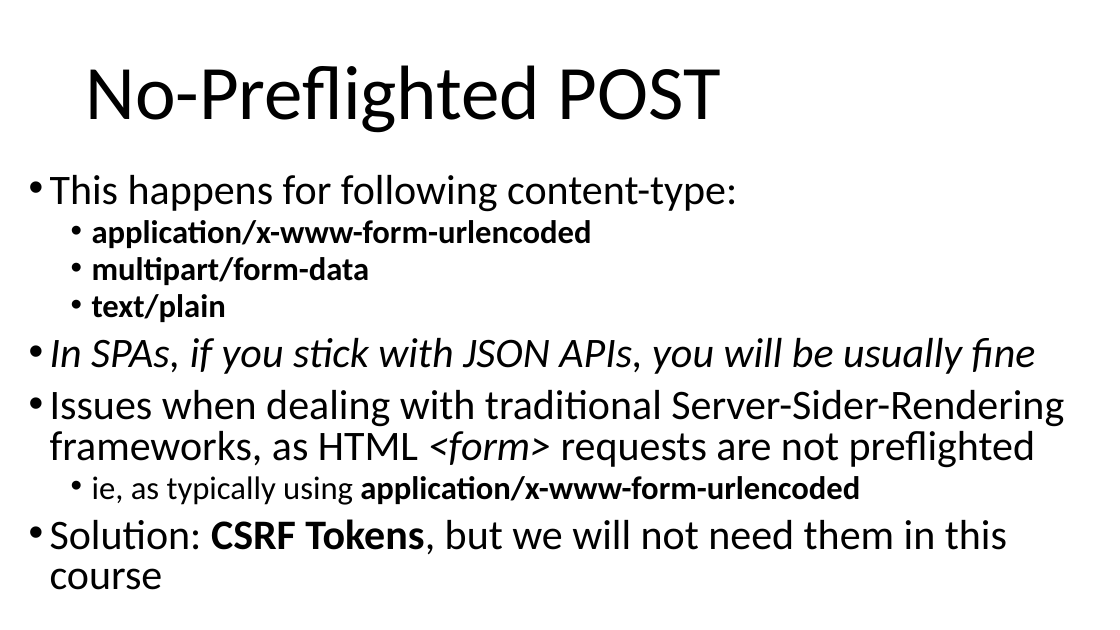
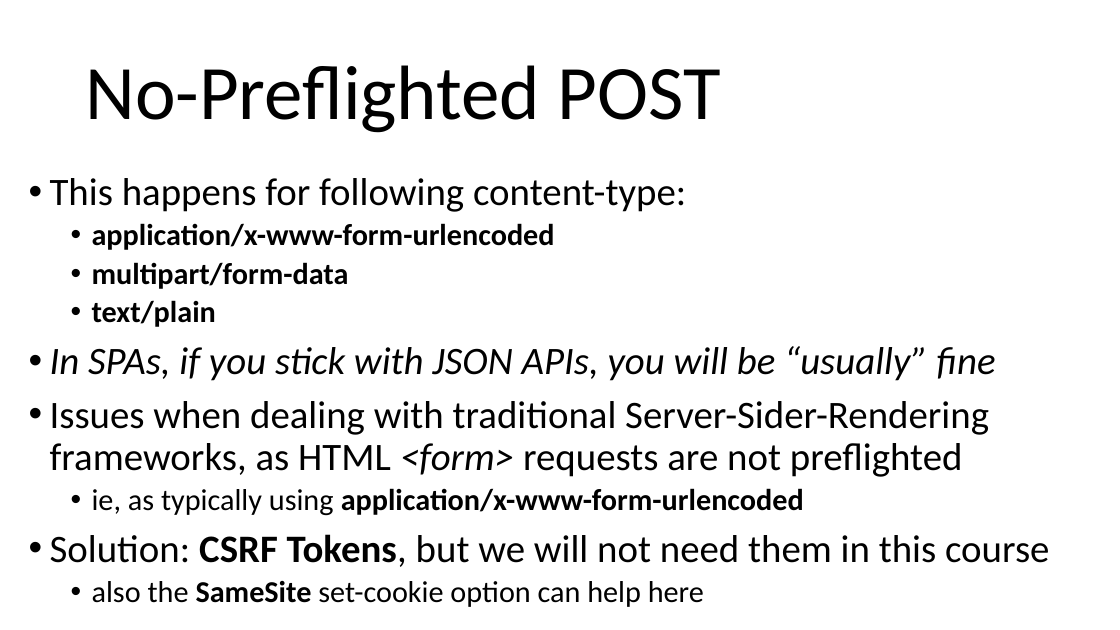
Before and after one commit to arcuri82/web_development_and_api_design, a slide deck: slide 52 of docs/slides/lesson_08.pptx. Drawn at 1120x630 pixels with LibreOffice and Linux fonts; fonts in the diff are those of the drawing. Boxes give left, top, right and bottom in pixels: in the first picture for what was removed or moved away, otherwise in the second. Text is boxed around its words. In the diff, an @@ line names an element or a change of style, - is before the commit and + after.

```diff
--- a/docs/slides/lesson_08.pptx
+++ b/docs/slides/lesson_08.pptx
@@ text at <box>50,178,1049,567</box>: size 36 to 33.3 pt in "This happens for following content-type:", "Issues when dealing with traditional Server-Sider-Rendering  ...", "Solution: CSRF Tokens, but we will not ..."; size 28 to 25.9 pt in "application/x-www-form-urlencoded", "multipart/form-data", "text/plain", "ie, as typically using application/x-www-form-urlencoded"; line spacing 0.8 to 0.9 @@
@@ text at <box>50,346,996,381</box>: text changed; size 36 to 33.3 pt @@
-• In SPAs, if you stick with JSON APIs, you will be usually fine
+• In SPAs, if you stick with JSON APIs, you will be “usually” fine
@@ text at <box>92,581,704,607</box>: paragraph added @@
+  • also the SameSite set-cookie option can help here
```
Also in this commit, not shown: 2 other slides changed, 11 slides added, 4 slides removed, 1 other file.
